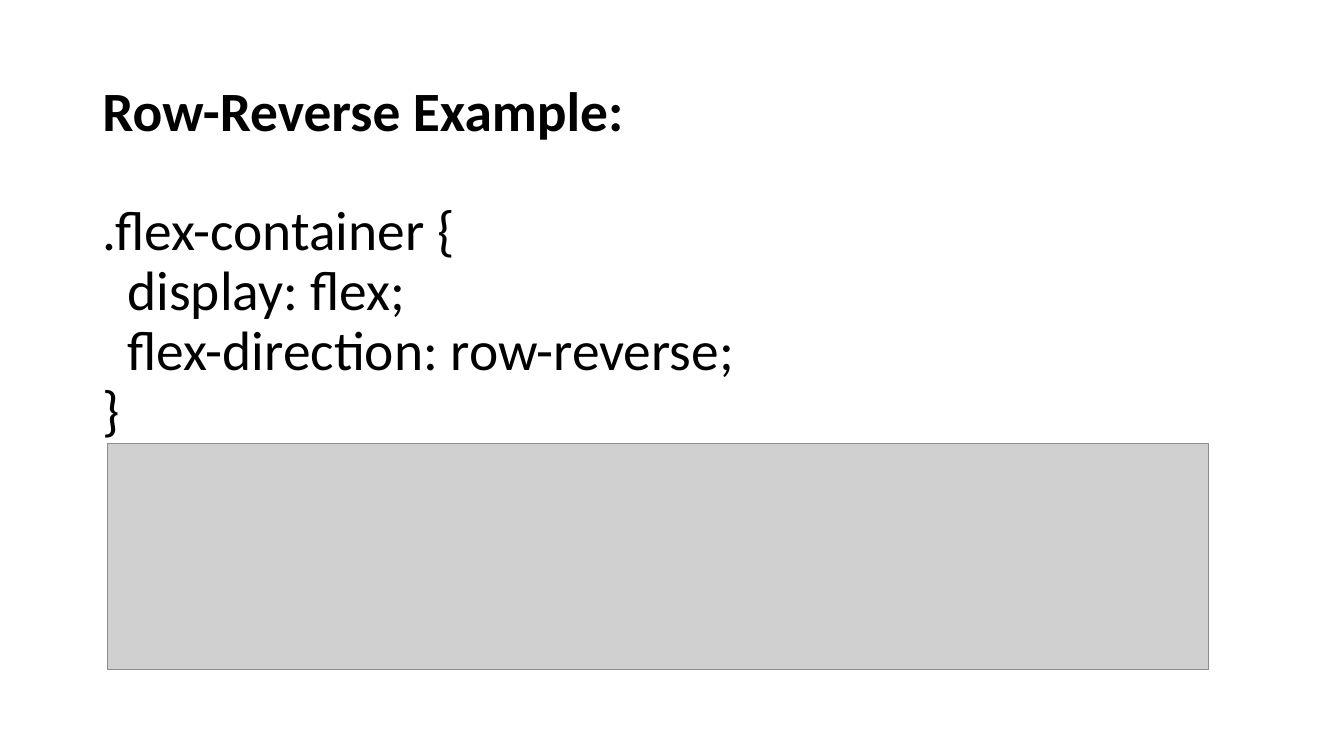
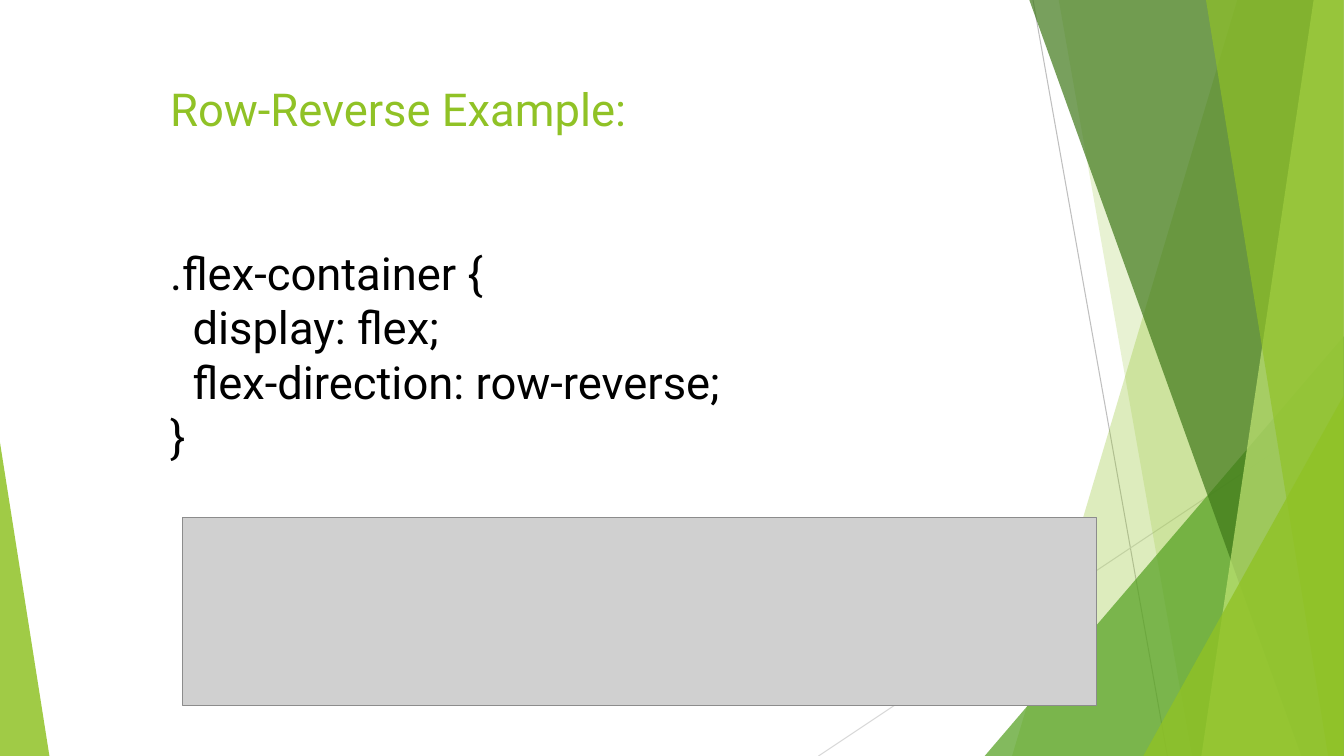
Before and after one commit to joeSuchan/flexboxProject, a slide deck: slide 9 of FlexBox 1D.pptx (slide 8 before the commit). Drawn at 1344x756 pixels with LibreOffice and Linux fonts; fonts in the diff are those of the drawing; grey boxes stand for pictures. Boxes give left, top, right and bottom in pixels: in the first picture for what was removed or moved away, otherwise in the second. Text is boxed around its words. In the diff, an @@ line names an element or a change of style, - is before the commit and + after.

```diff
--- a/FlexBox 1D.pptx
+++ b/FlexBox 1D.pptx
@@ title "Row-Reverse Example: .flex-container { display: ...": place and size @@
-title "Row-Reverse Example: .flex-container { display: ..." at [102, 92, 734, 377]
+title "Row-Reverse Example: .flex-container { display: ..." at [170, 92, 720, 406]
@@ title "Row-Reverse Example: .flex-container { display: ..." at [170, 92, 720, 406]: size 39.6 to 32.4 pt, font Calibri to Roboto; text colour #000000 to #90C226, bold off in "Row-Reverse Example:"; line spacing 0.9 to 1; vertical alignment middle to top @@
@@ group added at [0, 0, 1344, 756]: 5 freeform shapes, 3 triangles, 2 lines @@
@@ picture: place and size @@
-picture at [108, 444, 1209, 670]
+picture at [182, 517, 1097, 706]
```
Also in this commit, not shown: 26 other slides changed, 2 slides added.
